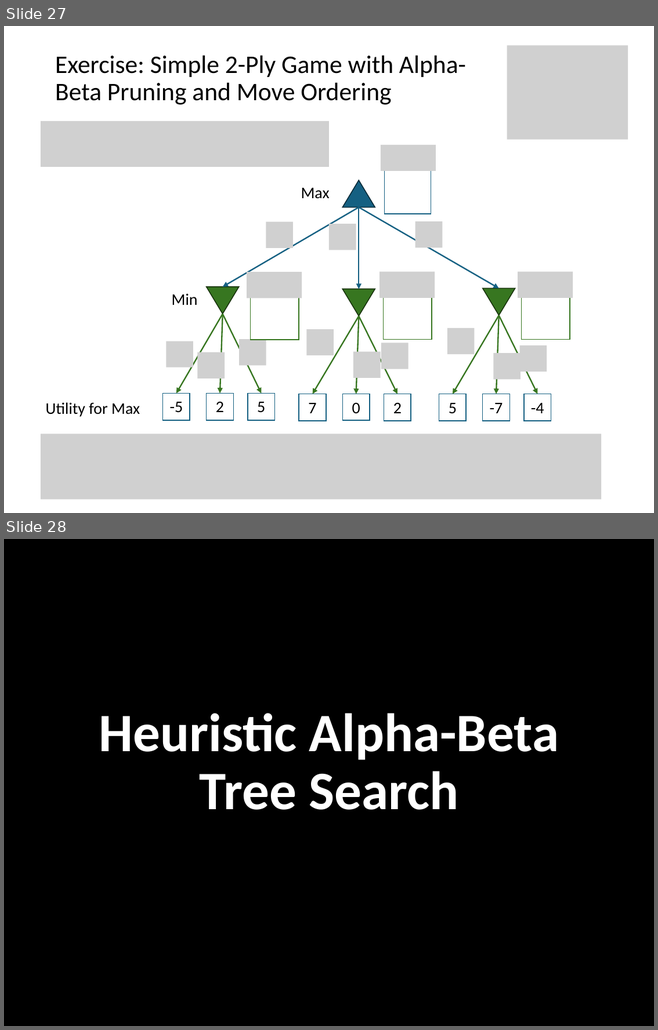
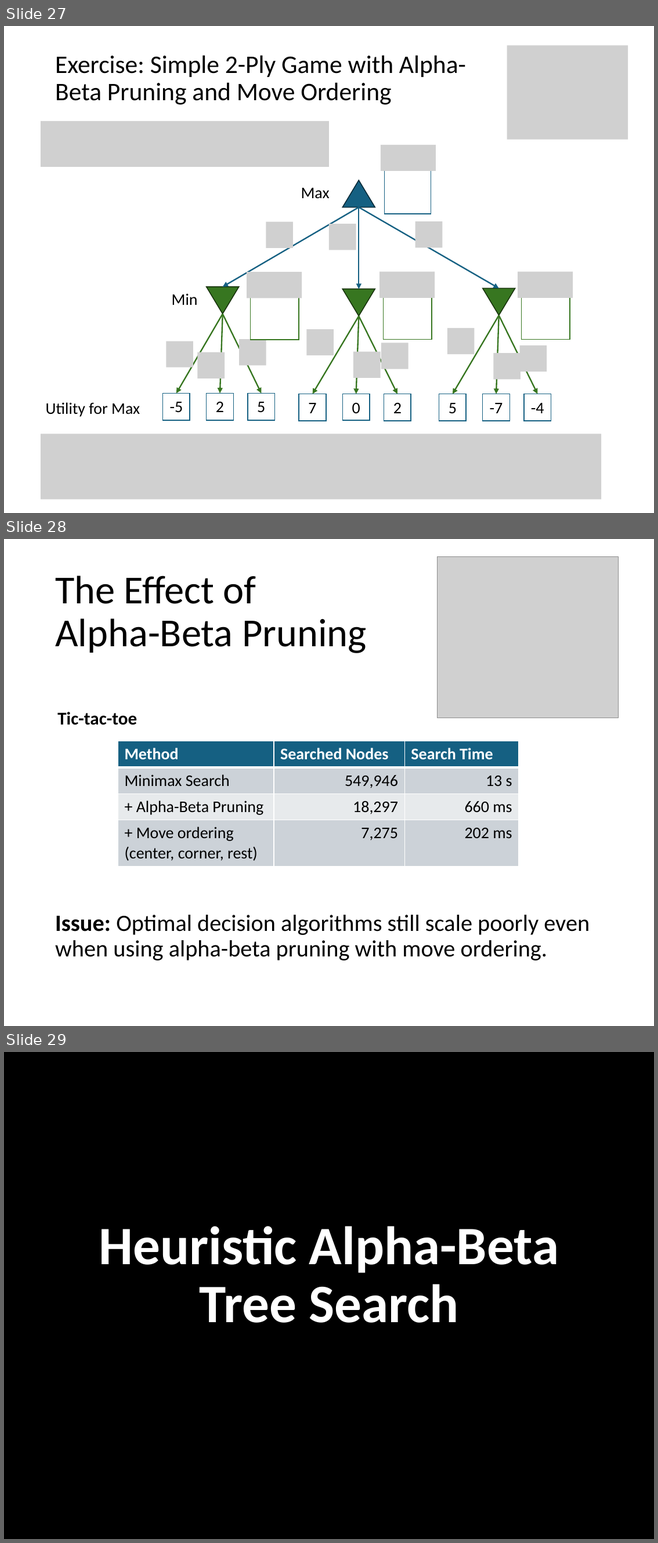
Before and after one commit to mhahsler/CS7320-AI, a slide deck: slides/05_games.pptx. Shown one above the other, each under a label of ours: slides 27 and 28 before the commit, slides 27, 28 and 29 after it. The pictures are 658x1030 and 658x1543 pixels, drawn with LibreOffice and Linux fonts; fonts in the diff are those of the drawing; grey boxes stand for pictures; background and template pictures are left out. Boxes give left, top, right and bottom in pixels: in the first picture for what was removed or moved away, otherwise in the second. Text is boxed around its words. In the diff, an @@ line names an element or a change of style, - is before the commit and + after.

```diff
--- a/slides/05_games.pptx
+++ b/slides/05_games.pptx
@@ slide 28 added at [4,539,654,1026], background #FFFFFF @@
@@ picture added at [437,556,619,718] @@
@@ title added at [55,576,366,653], 44 pt, text #000000 @@
+The Effect of
+Alpha-Beta Pruning
@@ text added at [57,712,137,725], 20 pt, text #000000, bold @@
+Tic-tac-toe
@@ table added at [118,741,518,866], 4 rows, 3 columns @@
+Method | Searched Nodes | Search Time
+Minimax Search | 549,946 | 13 s
++ Alpha-Beta Pruning | 18,297 | 660 ms
++ Move ordering (center, corner, rest) | 7,275 | 202 ms
@@ text added at [55,915,589,961], 25.9 pt, text #000000 @@
+Issue: Optimal decision algorithms still scale poorly even when using alpha-beta pruning with move ordering.
@@ what was slide 28 is now slide 29 @@
```
Also in this commit, not shown: 7 slides changed, 1 other file.
